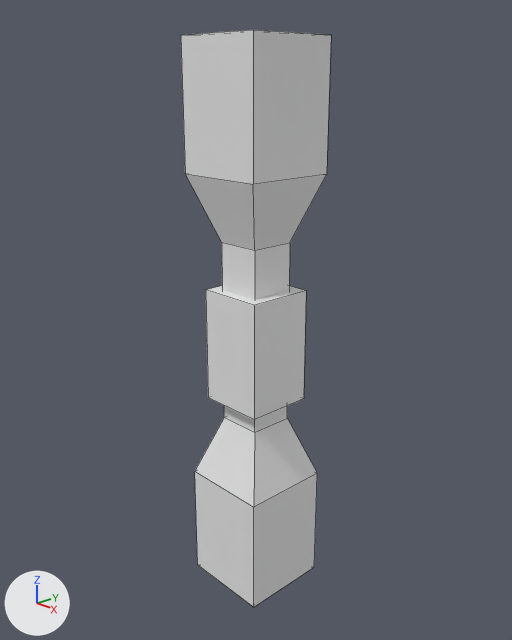
The Blender file blender3d/light_stand.blend as it was, and as the next commit left it.
Rendered twice from a 50 mm lens placed at (10.49, -9.87, 6.73), pointed at (-0.07, 0.07, 1.81). Arrows for +X, +Y and +Z are at lower left; the lights stay in place. The first picture is the older version. Mesh edges are drawn as thin lines.
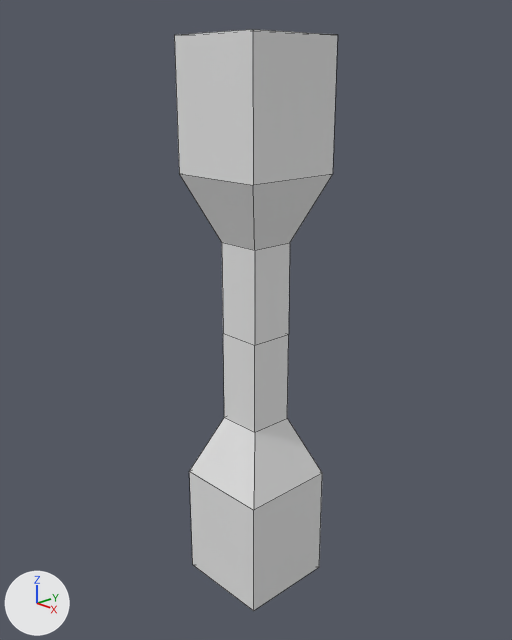
Location of each change, (x1, y1, x2, y2) in pixels of the pictures (512 x 640 px):
'Cube.001', reshaped (8% wider)
    before: (181, 30, 331, 607)
    after: (175, 29, 337, 611)
'Cube', hidden
    before: (206, 286, 306, 420)

Patch to the scene script:
```diff
--- a/blender3d/light_stand.blend.py
+++ b/blender3d/light_stand.blend.py
@@ me_cube_001 @@
 # used by ob_cube_001; location = (0.0, 0.0, 1.53)
 # verts and faces of me_cube_001; kept vertices keep their numbers, new ones are numbered from 32
 # before: 0 (-1.0, -1.0, -5.98) at pixel (197, 564), 2 (-1.0, 1.0, -5.98), 4 (1.0, -1.0, -5.98) at pixel (253, 607), 6 (1.0, 1.0, -5.98) at pixel (314, 567), 8 (-1.0, -1.0, -3.39) at pixel (194, 471)
 # before: 9 (-1.0, 1.0, -3.39), 10 (1.0, 1.0, -3.39) at pixel (317, 473), 11 (1.0, -1.0, -3.39) at pixel (253, 507), 12 (-0.78, -0.78, -5.98), 13 (-0.78, 0.78, -5.98)
 # before: 14 (0.78, -0.78, -5.98), 15 (0.78, 0.78, -5.98), 16 (-0.78, -0.78, -3.44), 17 (-0.78, 0.78, -3.44), 18 (0.78, -0.78, -3.44)
 # before: 19 (0.78, 0.78, -3.44)
-me_cube_001.from_pydata(...)  # 32 vertices, 29 faces; spans x -1.0..1.0, y -1.0..1.0, z -5.98..0.0
+me_cube_001.from_pydata(...)  # 32 vertices, 28 faces; spans x -1.09..1.09, y -1.09..1.09, z -5.98..0.0
+# me_cube_001 part 1
+verts[0] = (-1.09, -1.09, -5.98)  # moved, pixel (192, 564)
+verts[8] = (-1.09, -1.09, -3.39)  # moved, pixel (189, 471)
+verts[2] = (-1.09, 1.09, -5.98)  # moved
+verts[9] = (-1.09, 1.09, -3.39)  # moved
+verts[4] = (1.09, -1.09, -5.98)  # moved, pixel (253, 610)
+verts[11] = (1.09, -1.09, -3.39)  # moved, pixel (253, 510)
+verts[6] = (1.09, 1.09, -5.98)  # moved, pixel (319, 567)
+verts[10] = (1.09, 1.09, -3.39)  # moved, pixel (322, 473)
+verts[12] = (-0.85, -0.85, -5.98)  # moved
+verts[16] = (-0.85, -0.85, -3.44)  # moved
+verts[13] = (-0.85, 0.85, -5.98)  # moved
+verts[17] = (-0.85, 0.85, -3.44)  # moved
+verts[14] = (0.85, -0.85, -5.98)  # moved
+verts[18] = (0.85, -0.85, -3.44)  # moved
+verts[15] = (0.85, 0.85, -5.98)  # moved
+verts[19] = (0.85, 0.85, -3.44)  # moved
+# other edits to the shape of me_cube_001 do not show in these pictures
@@ ob_cube @@
 ob_cube.scale = (0.75, 0.75, 1.25)
+ob_cube.hide_set(True)
```
